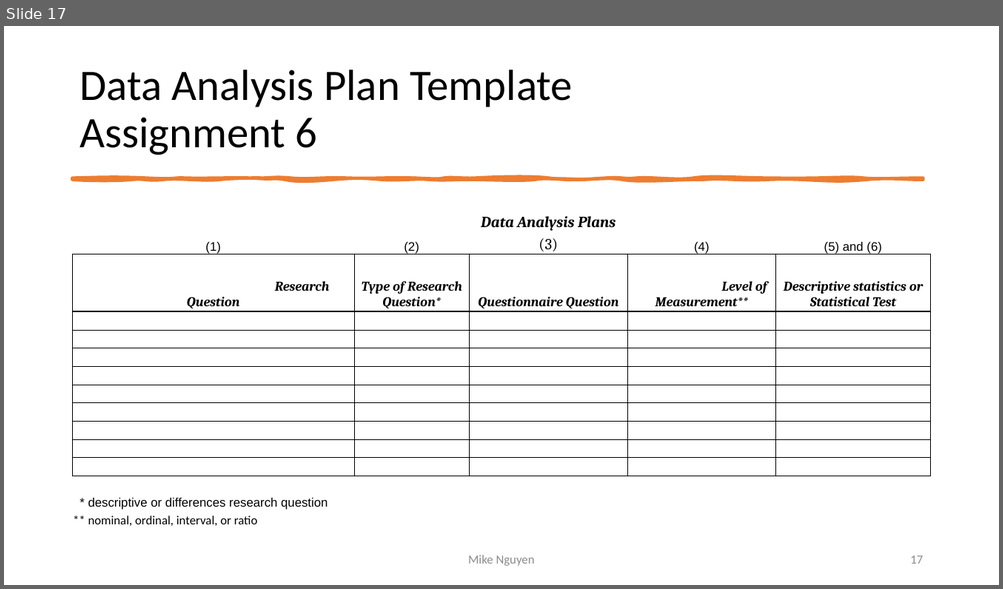
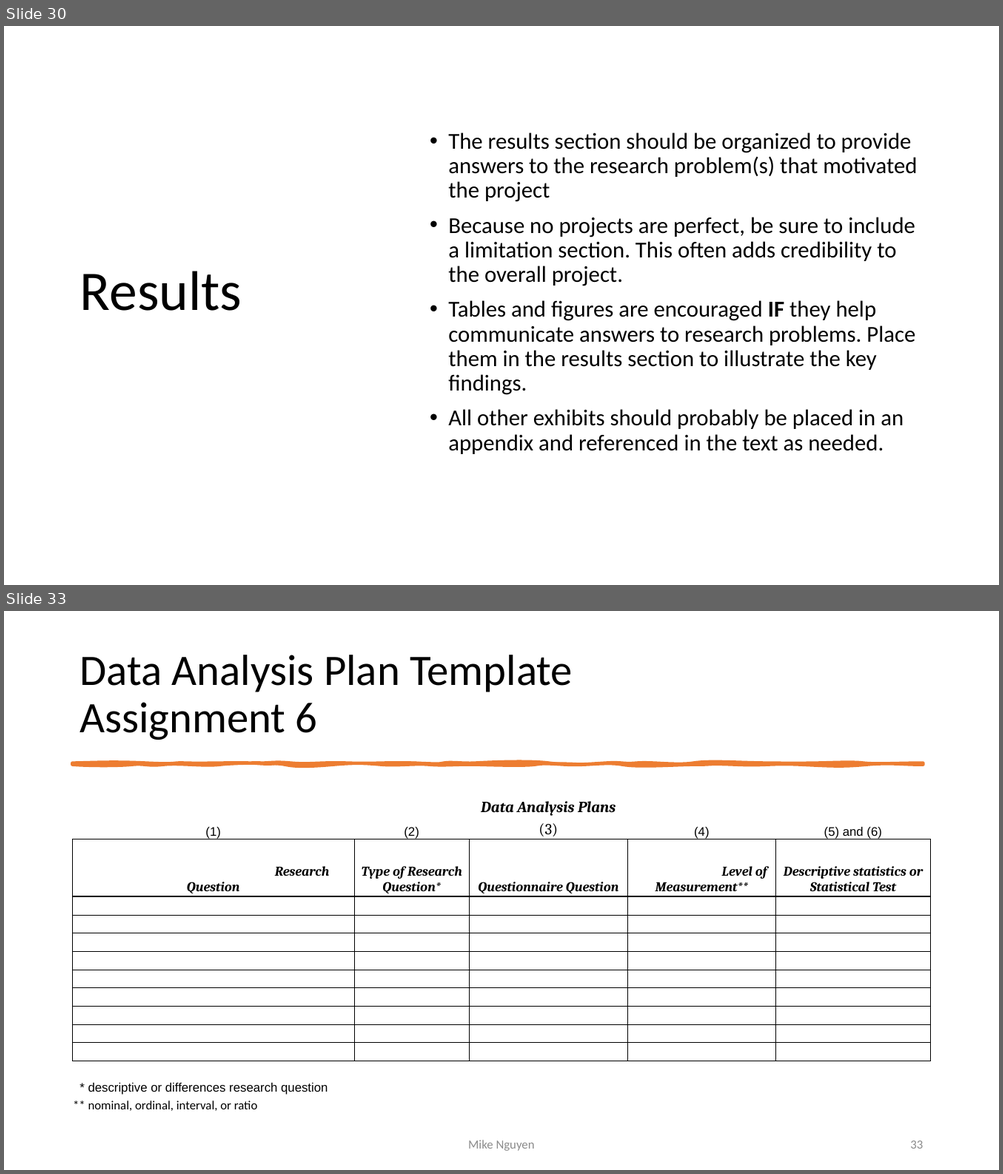
Before and after one commit to mikenguyen13/mar4050, a slide deck: lectures/10/1_Data Analysis.pptx. Shown one above the other, each under a label of ours: slide 17 before the commit, slides 30 and 33 after it; the slides between them are not shown. The pictures are 1003x589 and 1003x1174 pixels, drawn with LibreOffice and Linux fonts; fonts in the diff are those of the drawing. Boxes give left, top, right and bottom in pixels: in the first picture for what was removed or moved away, otherwise in the second. Text is boxed around its words. In the diff, an @@ line names an element or a change of style, - is before the commit and + after.

```diff
--- a/lectures/10/1_Data Analysis.pptx
+++ b/lectures/10/1_Data Analysis.pptx
@@ slide 30 added at [4, 26, 999, 585], background #FFFFFF @@
@@ text added at [448, 133, 916, 454], 22 pt, text #000000 @@
+• The results section should be organized to provide answers to the research problem(s) that motivated the project
+• Because no projects are perfect, be sure to include a limitation section. This often adds credibility to the overall project.
+• Tables and figures are encouraged IF they help communicate answers to research problems. Place them in the results section to illustrate the key findings.
+• All other exhibits should probably be placed in an appendix and referenced in the text as needed.
@@ title added at [80, 271, 242, 311], 54 pt, text #000000 @@
+Results
@@ what was slide 17 is now slide 33 @@
@@ page number at [910, 1141, 922, 1149]: text changed @@
-17
+33
```
Also in this commit, not shown: 15 other slides added, 8 other files.
